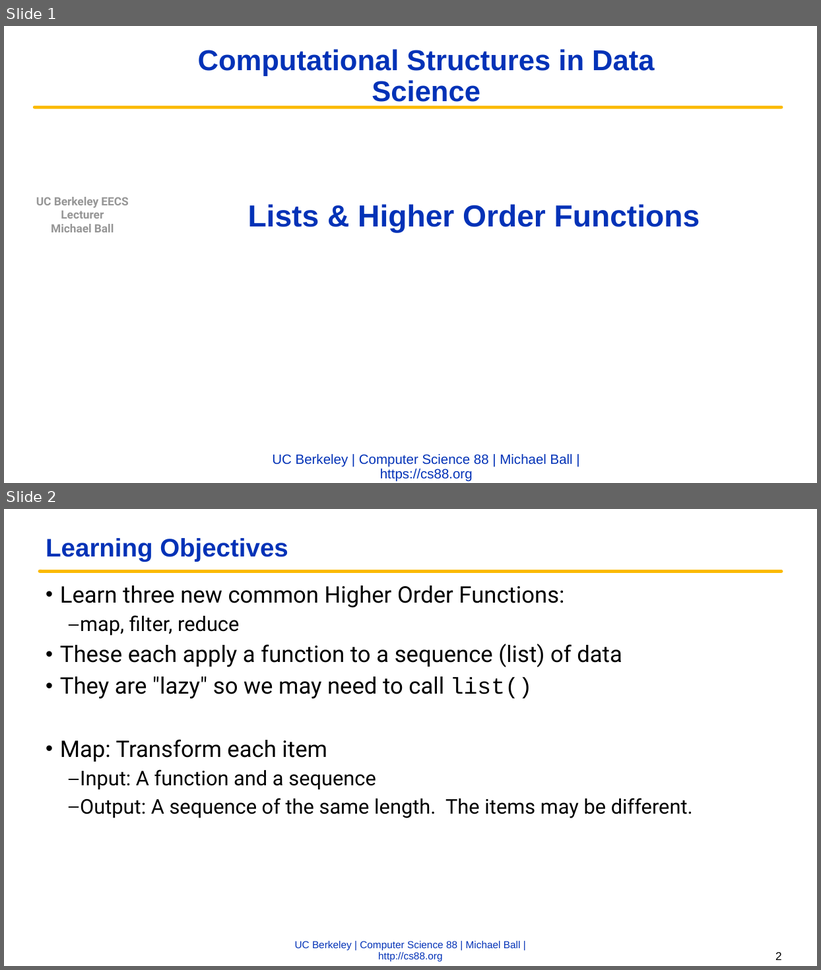
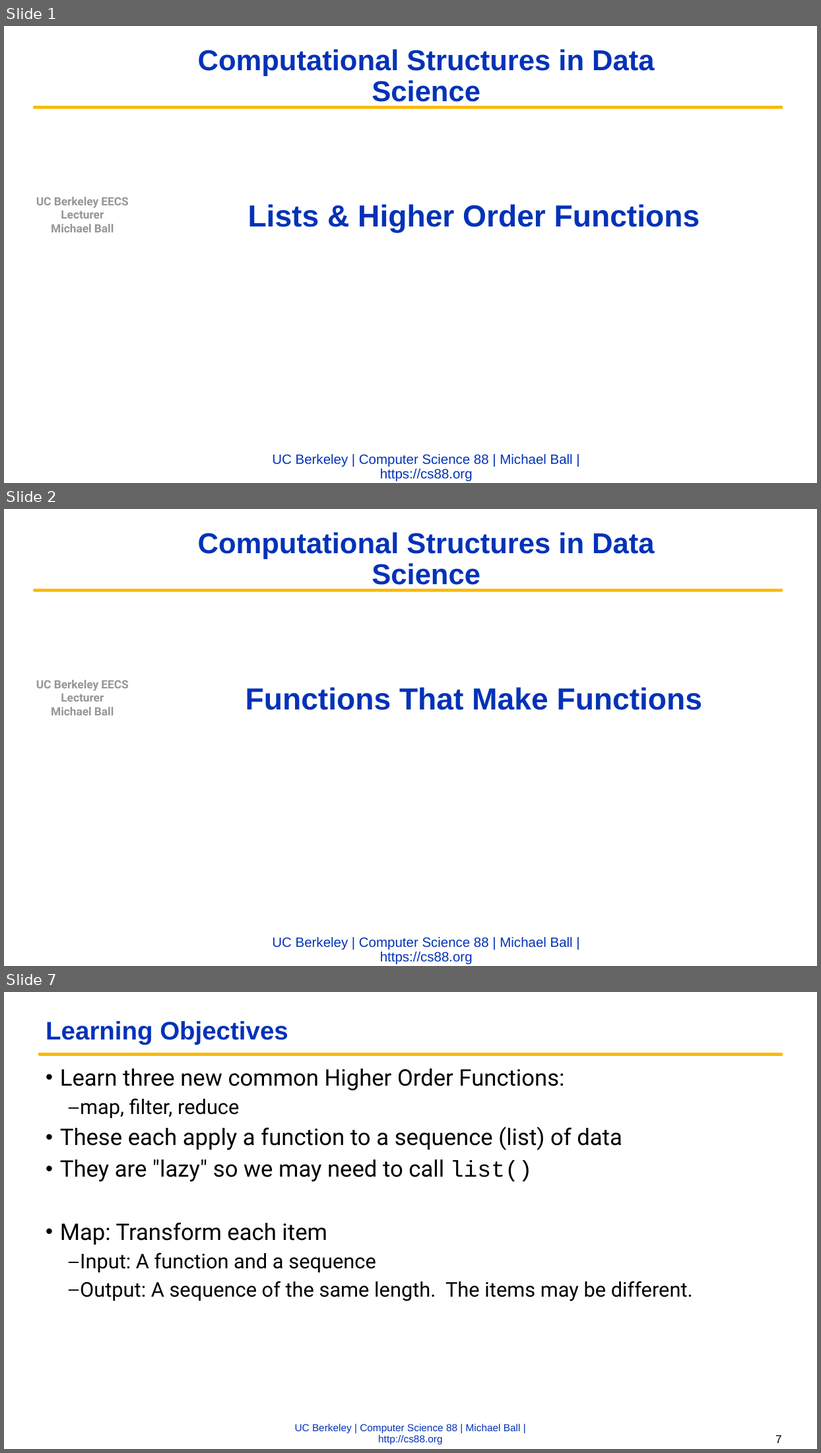
Before and after one commit to cs88-website/fa22, a slide deck: assets/slides/fa22/06-Lists_HOFs.pptx. Shown one above the other, each under a label of ours: slides 1 and 2 before the commit, slides 1, 2 and 7 after it; the slides between them are not shown. The pictures are 821x970 and 821x1453 pixels, drawn with LibreOffice and Linux fonts; fonts in the diff are those of the drawing; background and template pictures are left out. Boxes give left, top, right and bottom in pixels: in the first picture for what was removed or moved away, otherwise in the second. Text is boxed around its words. In the diff, an @@ line names an element or a change of style, - is before the commit and + after.

```diff
--- a/assets/slides/fa22/06-Lists_HOFs.pptx
+++ b/assets/slides/fa22/06-Lists_HOFs.pptx
@@ slide 2 added at (x1=4, y1=509, x2=817, y2=966), background #FFFFFF; not listed: 4 template elements that a slide beside it also shows @@
@@ title added at (x1=246, y1=687, x2=702, y2=710), 36 pt, text #0332B7, bold @@
+Functions That Make Functions
@@ what was slide 2 is now slide 7 @@
@@ page number at (x1=776, y1=1436, x2=782, y2=1443): text changed @@
-2
+7
```
Also in this commit, not shown: 5 slides changed, 6 other slides added, 1 slide removed, 4 other files.
